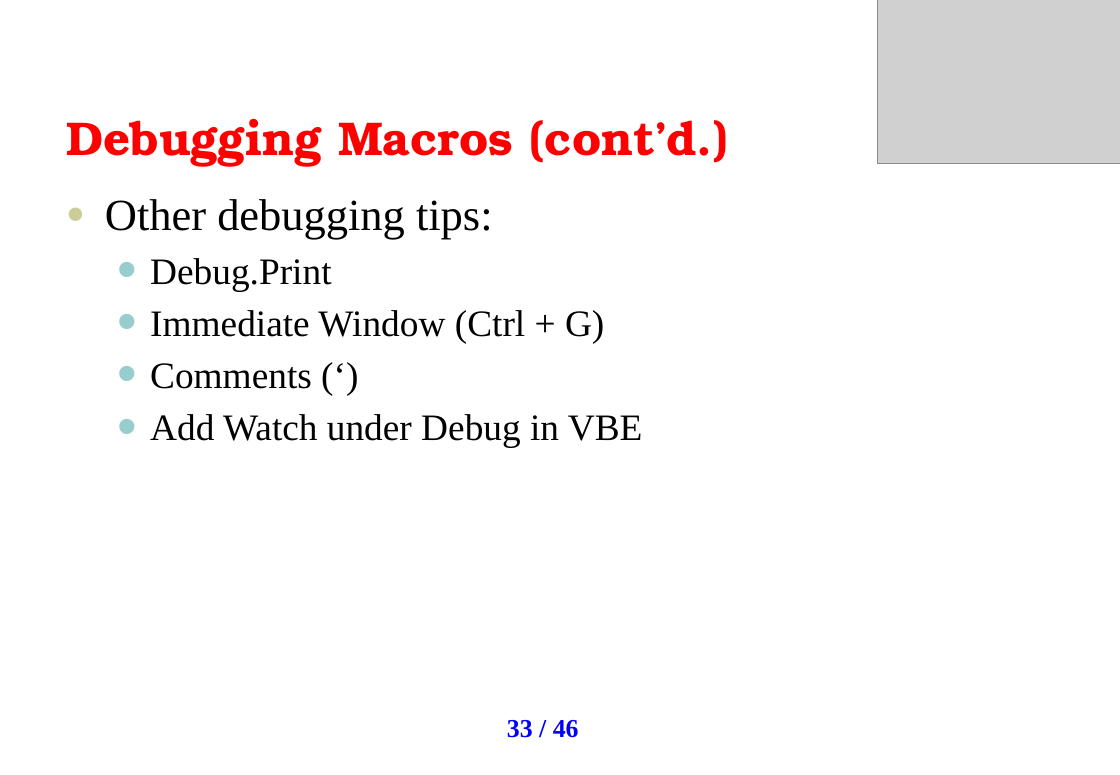
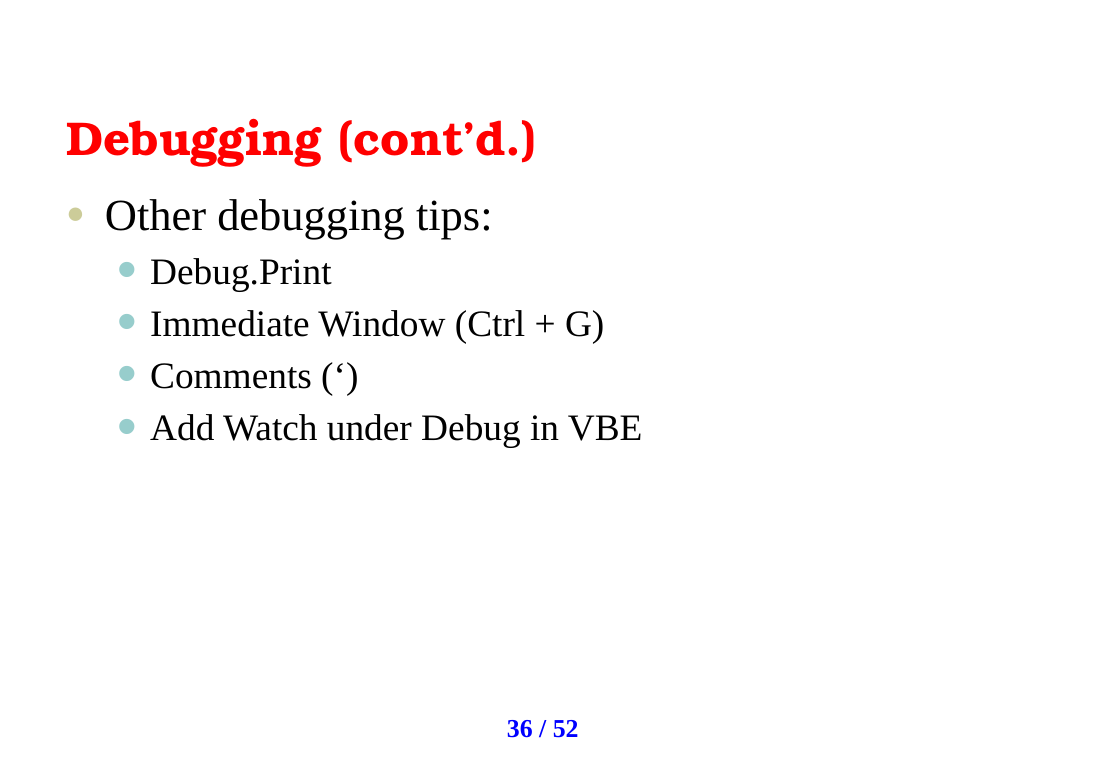
Before and after one commit to uhasan1/Quantitative-Finance, a slide deck: slide 36 of AO VBA Training Slides v3.pptx (slide 33 before the commit). Drawn at 1120x775 pixels with LibreOffice and Linux fonts; fonts in the diff are those of the drawing; grey boxes stand for pictures; background and template pictures are left out. Boxes give left, top, right and bottom in pixels: in the first picture for what was removed or moved away, otherwise in the second. Text is boxed around its words. In the diff, an @@ line names an element or a change of style, - is before the commit and + after.

```diff
--- a/AO VBA Training Slides v3.pptx
+++ b/AO VBA Training Slides v3.pptx
@@ picture removed at box(877, 0, 1120, 163) @@
@@ title at box(66, 118, 537, 167): text changed @@
-Debugging Macros (cont’d.)
+Debugging (cont’d.)
@@ page number at box(507, 720, 579, 738): text changed @@
-33 / 46
+36 / 52
```
Also in this commit, not shown: 18 other slides changed, 6 slides added.
